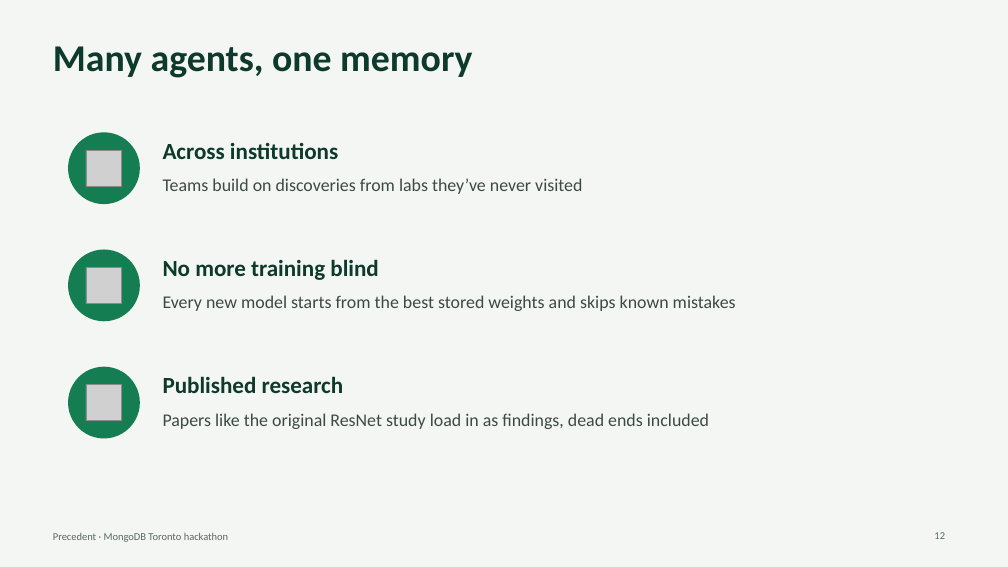
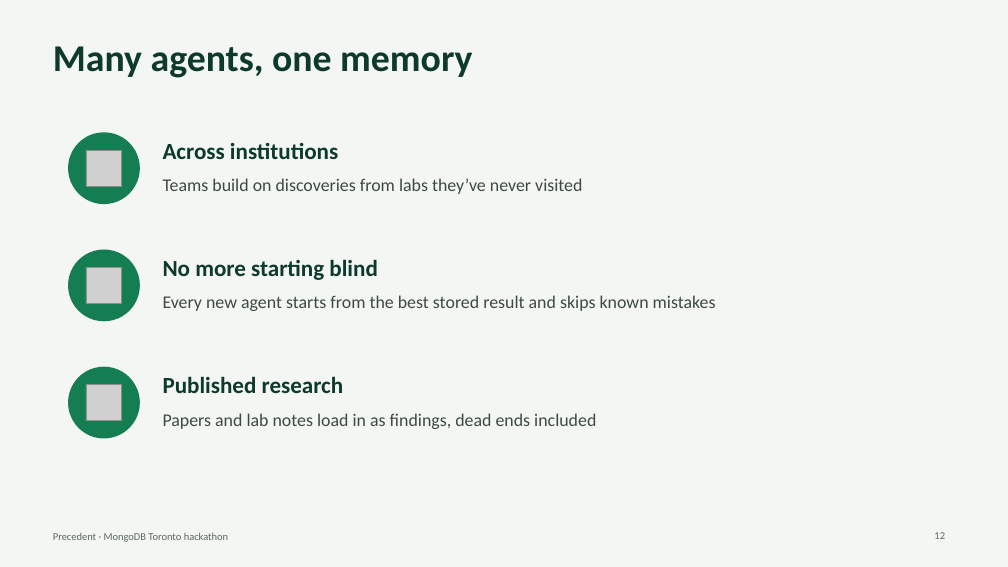
Before and after one commit to SalmaRoshdy-YG/Hackathon-project, a slide deck: slide 12 of docs/deck/precedent-deck.pptx. Drawn at 1008x567 pixels with LibreOffice and Linux fonts; fonts in the diff are those of the drawing; grey boxes stand for pictures. Boxes give left, top, right and bottom in pixels: in the first picture for what was removed or moved away, otherwise in the second. Text is boxed around its words. In the diff, an @@ line names an element or a change of style, - is before the commit and + after.

```diff
--- a/docs/deck/precedent-deck.pptx
+++ b/docs/deck/precedent-deck.pptx
@@ text at (163,259,377,280): text changed @@
-No more training blind
+No more starting blind
@@ text at (163,295,716,311): text changed @@
-Every new model starts from the best stored weights and skips known mistakes
+Every new agent starts from the best stored result and skips known mistakes
@@ text at (163,413,596,429): text changed @@
-Papers like the original ResNet study load in as findings, dead ends included
+Papers and lab notes load in as findings, dead ends included
```
Also in this commit, not shown: 9 other slides changed.
